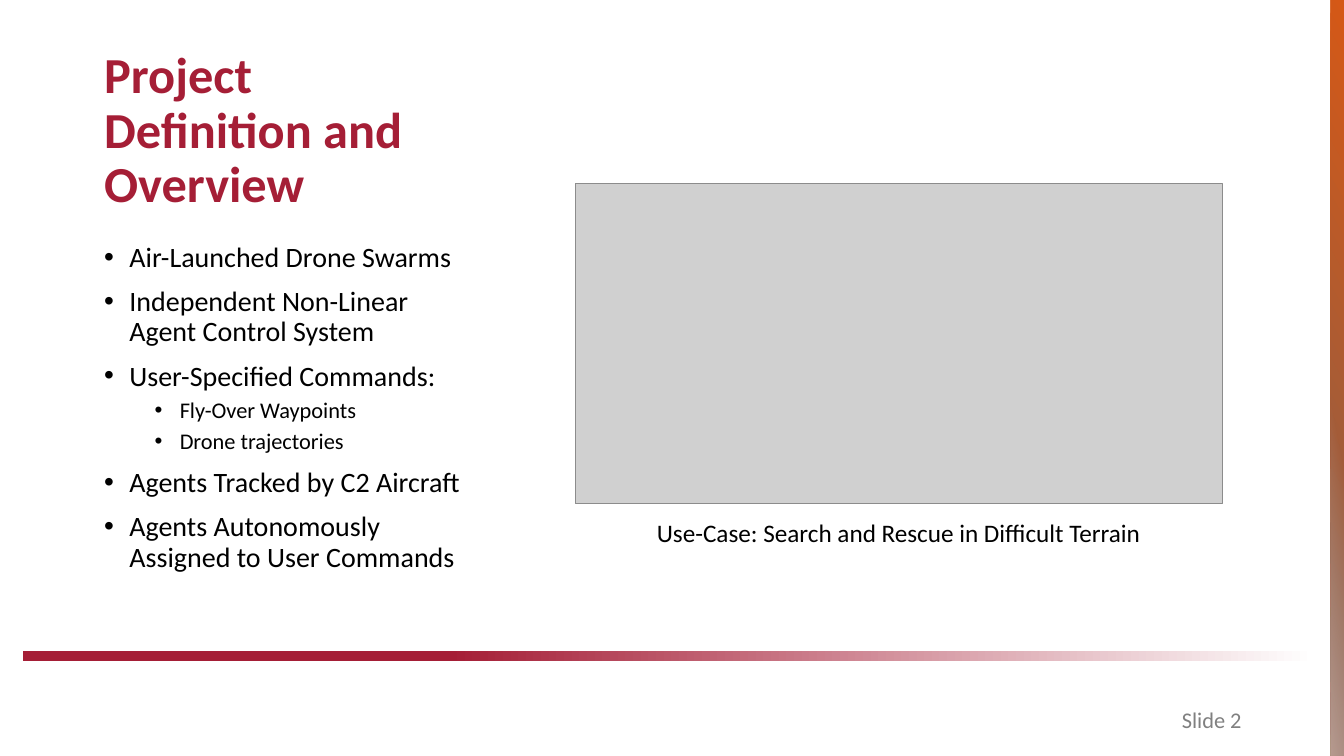
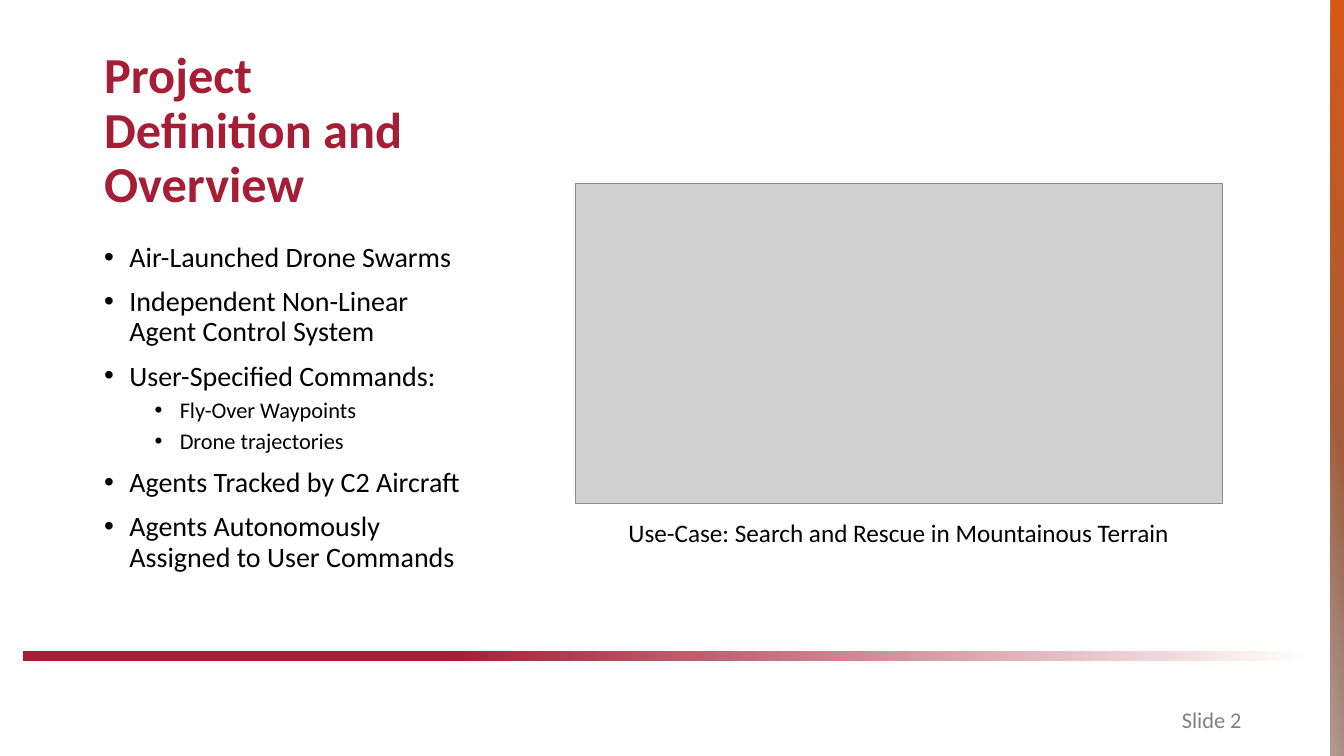
Before and after one commit to drjdlarson/angst, a slide deck: slide 2 of saved_simulations/CE/Springer_Culminating_Experience_Project.pptx. Drawn at 1344x756 pixels with LibreOffice and Linux fonts; fonts in the diff are those of the drawing; grey boxes stand for pictures; background and template pictures are left out. Boxes give left, top, right and bottom in pixels: in the first picture for what was removed or moved away, otherwise in the second. Text is boxed around its words. In the diff, an @@ line names an element or a change of style, - is before the commit and + after.

```diff
--- a/saved_simulations/CE/Springer_Culminating_Experience_Project.pptx
+++ b/saved_simulations/CE/Springer_Culminating_Experience_Project.pptx
@@ text at (628,524,1169,543): text changed @@
-Use-Case: Search and Rescue in Difficult Terrain
+Use-Case: Search and Rescue in Mountainous Terrain
```
Also in this commit, not shown: 12 other slides changed, 4 slides added, 1 slide removed, 25 other files.
